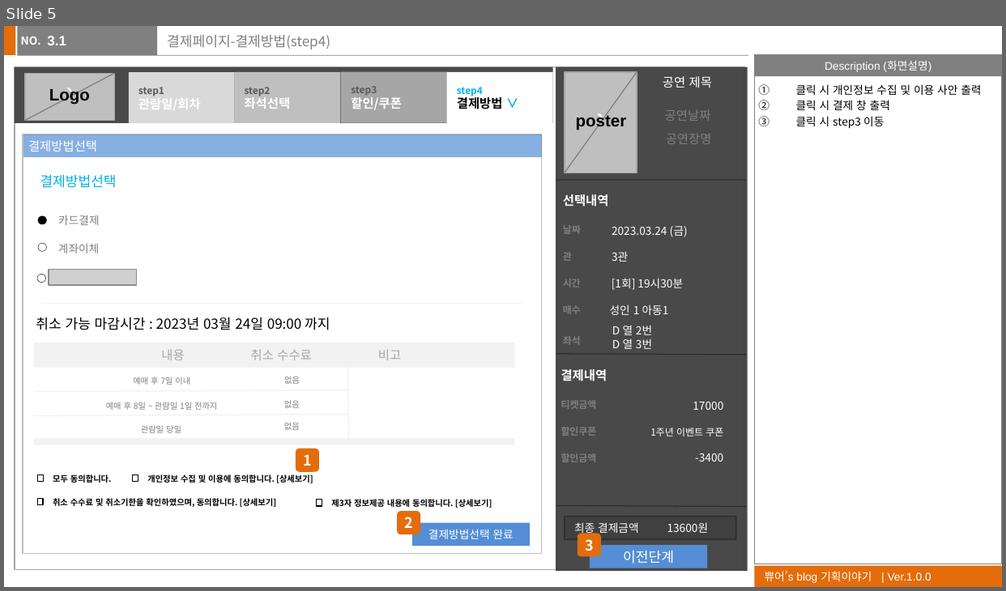
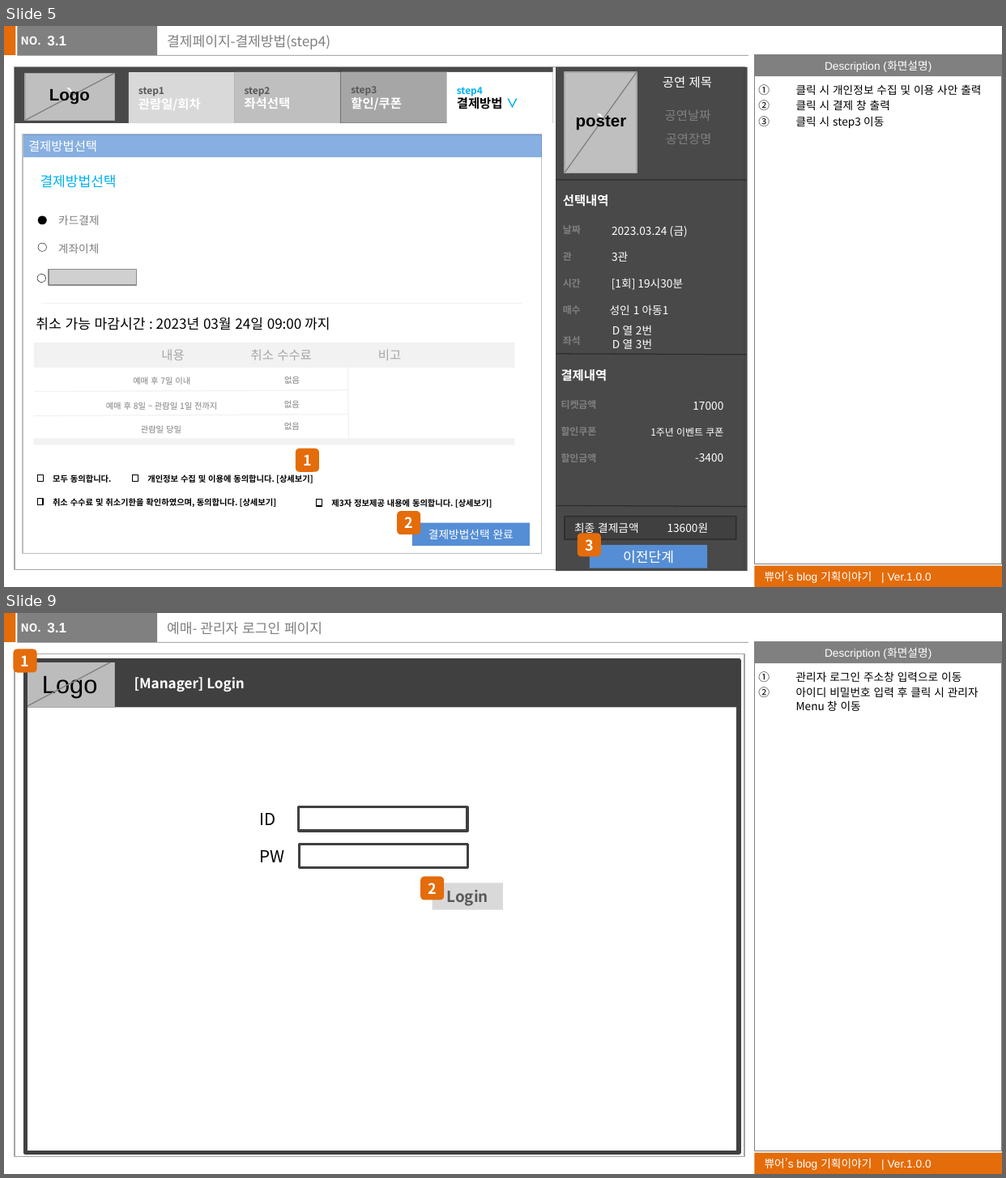
Before and after one commit to kwonjinbeom/StudyCode, a slide deck: jb/프로젝트/스토리보드/스토리보드_권진범.pptx. Shown one above the other, each under a label of ours: slide 5 before the commit, slides 5 and 9 after it; the slides between them are not shown. The pictures are 1006x591 and 1006x1178 pixels, drawn with LibreOffice and Linux fonts; fonts in the diff are those of the drawing; grey boxes stand for pictures; background and template pictures are left out. Boxes give left, top, right and bottom in pixels: in the first picture for what was removed or moved away, otherwise in the second. Text is boxed around its words. In the diff, an @@ line names an element or a change of style, - is before the commit and + after.

```diff
--- a/jb/프로젝트/스토리보드/스토리보드_권진범.pptx
+++ b/jb/프로젝트/스토리보드/스토리보드_권진범.pptx
@@ slide 9 added at [4,613,1002,1174], background #FFFFFF; not listed: 7 template elements that a slide beside it also shows @@
@@ text added at [47,623,66,632], 10 pt, text #FFFFFF, bold @@
+3.1
@@ title added at [167,622,322,635], 10 pt, text #808080 @@
+예매- 관리자 로그인 페이지
@@ rounded rectangle added at [13,649,37,673], fill #E46C0A, 10.5 pt, text #FFFFFF, bold @@
+1
@@ rectangle added at [14,654,744,1157], fill #FFFFFF at 70% opacity, outline #A6A6A6 0.75 pt @@
@@ rectangle added at [25,660,739,707], fill #404040 @@
@@ rectangle added at [25,660,114,707], fill #F2F2F2 at 70% opacity, outline #A6A6A6 0.75 pt, 18 pt, text #000000 @@
+Logo
@@ line added from (115, 660) to (25, 708), #808080 0.75 pt @@
@@ rectangle added at [25,660,739,1153], outline #404040 3 pt @@
@@ text added at [134,677,245,692], 10 pt, text #FFFFFF, bold @@
+[Manager] Login
@@ text added at [796,671,978,711], 8 pt, text #000000 @@
+1. 관리자 로그인 주소창 입력으로 이동
+2. 아이디 비밀번호 입력 후 클릭 시 관리자Menu 창 이동
@@ text added at [259,813,275,825], 12 pt, text #000000 @@
+ID
@@ rectangle added at [298,807,467,832], outline #404040 2 pt @@
@@ text added at [260,850,285,862], 12 pt, text #000000 @@
+PW
@@ rectangle added at [300,845,468,868], outline #404040 2 pt @@
@@ rounded rectangle added at [420,876,444,901], fill #E46C0A, 10.5 pt, text #FFFFFF, bold @@
+2
@@ rectangle added at [432,884,503,910], fill #D9D9D9, 11 pt, text #595959, bold @@
+Login
```
Also in this commit, not shown: 2 slides changed, 4 other slides added, 1 slide removed, 28 other files.
